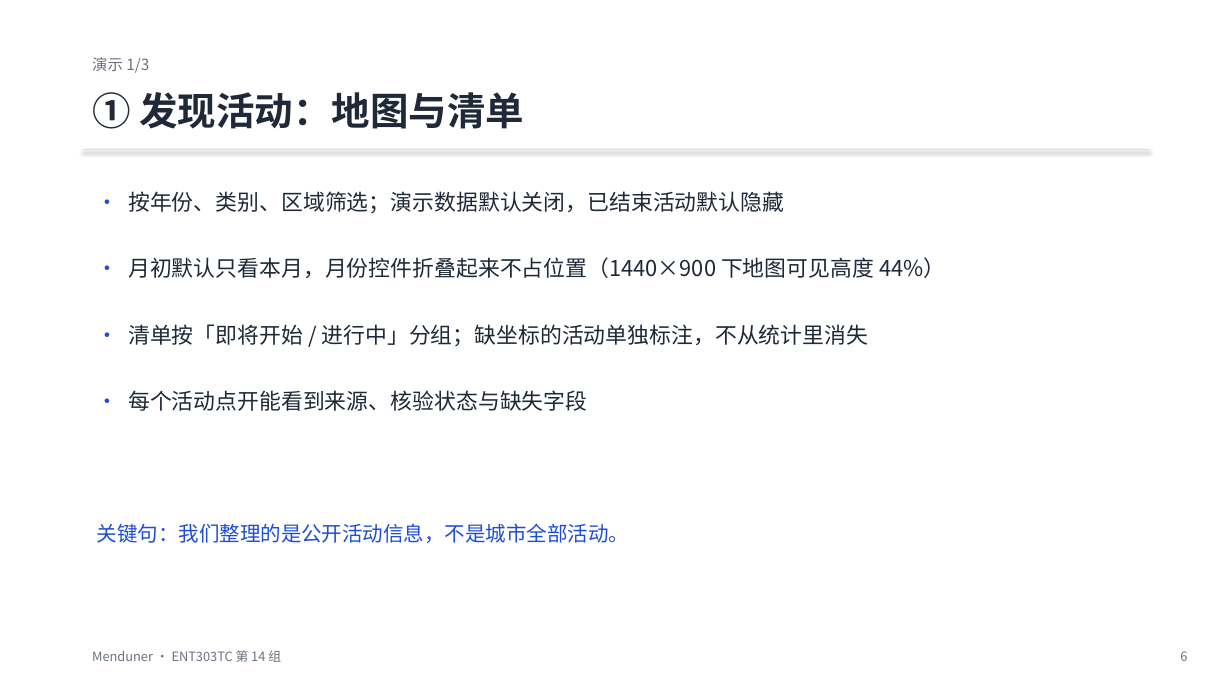
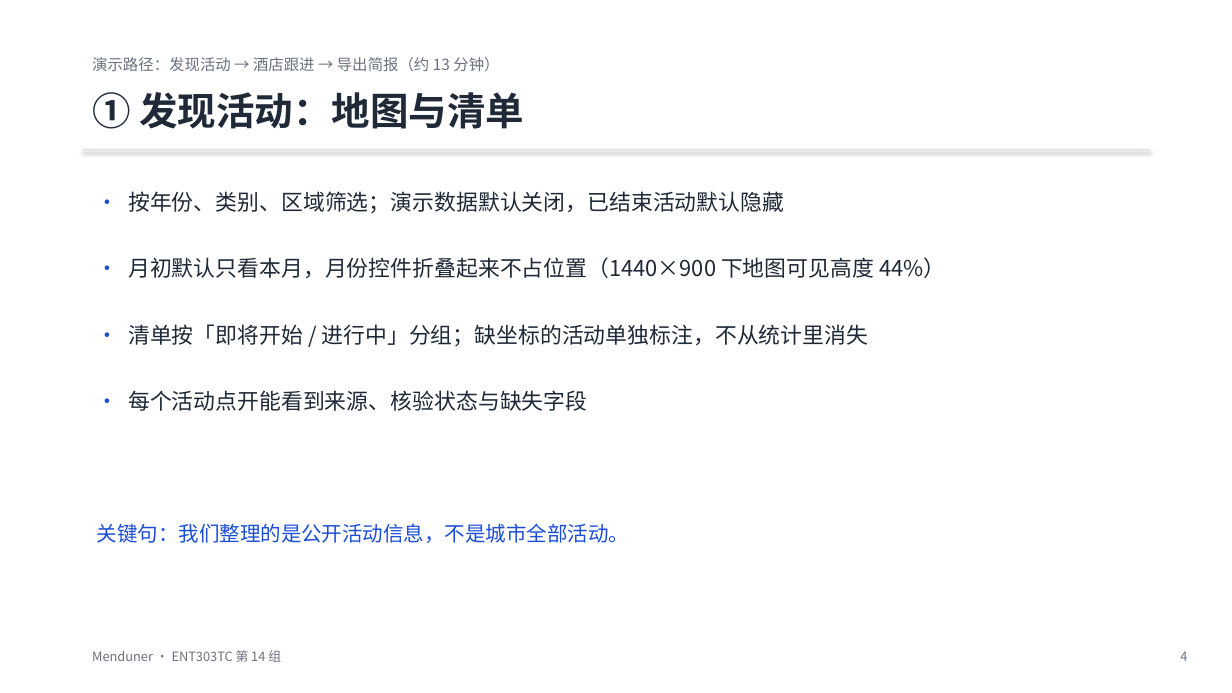
Before and after one commit to Haoran-Ding23/Menduner, a slide deck: slide 4 of deliverables/Menduner_企业导师交流.pptx (slide 6 before the commit). Drawn at 1232x693 pixels with LibreOffice and Linux fonts; fonts in the diff are those of the drawing. Boxes give left, top, right and bottom in pixels: in the first picture for what was removed or moved away, otherwise in the second. Text is boxed around its words. In the diff, an @@ line names an element or a change of style, - is before the commit and + after.

```diff
--- a/deliverables/Menduner_企业导师交流.pptx
+++ b/deliverables/Menduner_企业导师交流.pptx
@@ text at bbox=[92, 57, 499, 72]: text changed @@
-演示 1/3
+演示路径：发现活动 → 酒店跟进 → 导出简报（约 13 分钟）
@@ text at bbox=[1180, 651, 1187, 661]: text changed @@
-6
+4
```
Also in this commit, not shown: 8 other slides changed, 5 slides removed, 4 other files.
